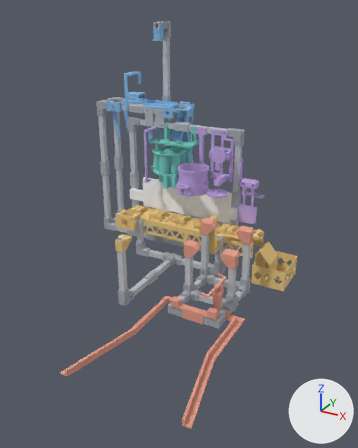
A saved change to the glTF model proyecto-final/app/visor3d/maqueta_impresa.glb.
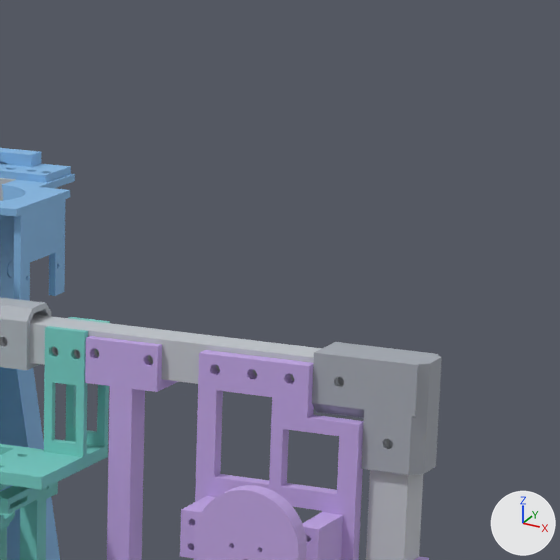
The first picture shows the older version from a 50 mm lens placed at (0.841, -1.352, 0.734), pointed at (0.259, -0.295, 0.205). The close-ups show the older and then the newer version on the part from 52% to 73% of the width and 18% to 35% of the height of that picture. Only the edits that show in the close-ups are written down. The axes (+X, +Y, +Z) are drawn at lower right. The lights are the same throughout.

The scene before the commit, as lines of its bpy script (objects in view):
```python
me_t_f5_p2_2 = bpy.data.meshes.new('t_F5-P2_2')
me_t_f5_p2_2.from_pydata(...)  # 438 vertices, 904 faces; spans x 0.307..0.323, y -0.049..-0.032, z 0.207..0.389
me_t_f5_p2_2.materials.append(mat_8a919b)  # light grey #c2c7cd
me_tap_pre_leva = bpy.data.meshes.new('tap_pre_leva')
me_tap_pre_leva.from_pydata(...)  # 480 vertices, 976 faces; spans x 0.258..0.302, y -0.104..-0.096, z 0.324..0.368
me_tap_pre_leva.materials.append(mat_8a63c9)  # purple #c2a7e6
me_tap_pre_placa = bpy.data.meshes.new('tap_pre_placa')
me_tap_pre_placa.from_pydata(...)  # 632 vertices, 1300 faces; spans x 0.235..0.304, y -0.0782..-0.0487, z 0.257..0.406
me_tap_pre_placa.materials.append(mat_8a63c9)  # purple #c2a7e6
ob_t_f5_p2_2 = bpy.data.objects.new('t_F5-P2_2', me_t_f5_p2_2)
ob_t_f5_p2_2.location = (0.0, 0.0, 0.0)
ob_tap_pre_leva = bpy.data.objects.new('tap_pre_leva', me_tap_pre_leva)
ob_tap_pre_leva.location = (0.0, 0.0, 0.0)
ob_tap_pre_placa = bpy.data.objects.new('tap_pre_placa', me_tap_pre_placa)
ob_tap_pre_placa.location = (0.0, 0.0, 0.0)
# also in view: 'mon_rod_ten_p' at (0.097, 0.046, 0.441); 'alm_columna_2' at (0.16, -0.062, 0.311); 't_P1-P2_2' at (0.219, -0.041, 0.4); 'alm_puente' at (0.113, -0.059, 0.38); 'P2' at (0.306, -0.041, 0.389)
```
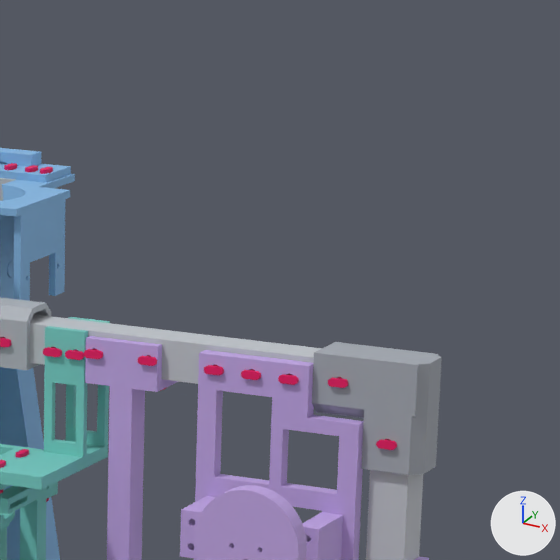
Pixel boxes [x1, y1, x2, y2] of what changed, in the close-ups (560 x 560 px):
'rem_tap', added
    after: [84, 348, 299, 391]
'rem_alm', added
    after: [0, 347, 84, 502]
'rem_estructura', added
    after: [0, 337, 397, 450]
'rem_mon', added (mostly hidden)
    after: [4, 163, 53, 174]

The change in detail:
Material '#d1001f' (mat_d1001f) is new.
Its base color is (0.82, 0.0, 0.122) (pink #ea0062).
Its roughness is 0.72.
Mesh me_rem_tap is new.
It has 4607 vertices, 9134 faces and spans x 0.036..0.377, y -0.063..-0.032, z 0.242..0.402.
It uses material mat_d1001f (pink #ea0062).
Mesh me_rem_mon is new.
It has 9750 vertices, 19320 faces and spans x -0.132..0.125, y -0.053..0.081, z 0.148..0.684.
It uses material mat_d1001f (pink #ea0062).
Mesh me_rem_alm is new.
It has 4868 vertices, 9648 faces and spans x 0.0454..0.183, y -0.13..-0.0277, z 0.2602..0.4001.
It uses material mat_d1001f (pink #ea0062).
Mesh me_rem_estructura is new.
It has 36040 vertices, 71400 faces and spans x -0.182..0.435, y -0.434..0.053, z 0.009..0.684.
It uses material mat_d1001f (pink #ea0062).
Object 'rem_tap' (ob_rem_tap) is new; it shows me_rem_tap.
Its location is (0.0, 0.0, 0.0).
Object 'rem_mon' (ob_rem_mon) is new; it shows me_rem_mon.
Its location is (0.0, 0.0, 0.0).
Object 'rem_alm' (ob_rem_alm) is new; it shows me_rem_alm.
Its location is (0.0, 0.0, 0.0).
Object 'rem_estructura' (ob_rem_estructura) is new; it shows me_rem_estructura.
Its location is (0.0, 0.0, 0.0).
